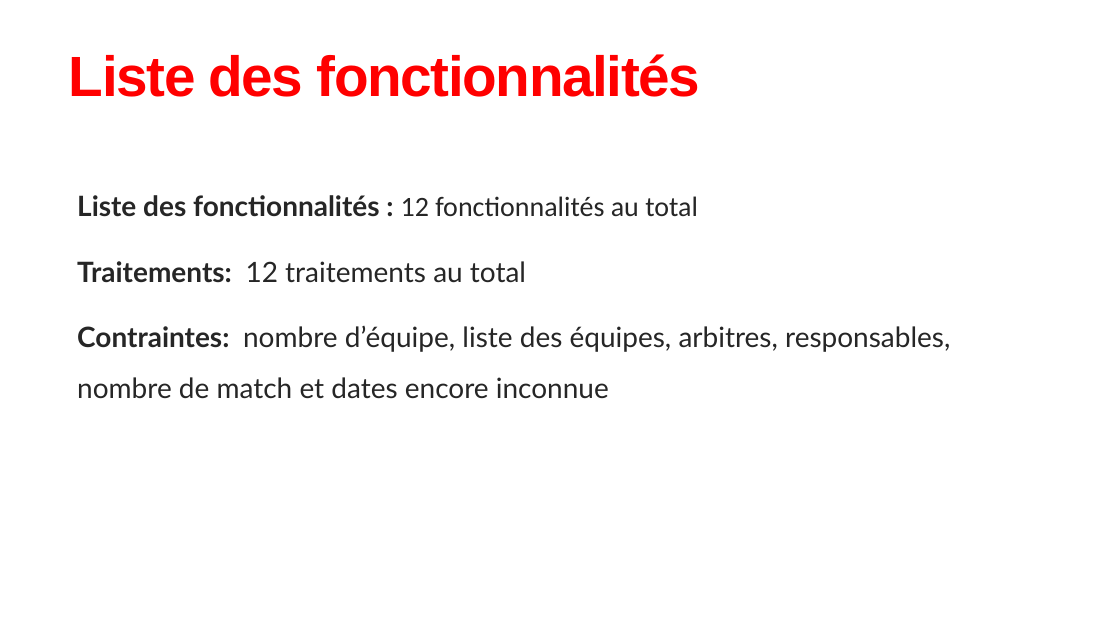
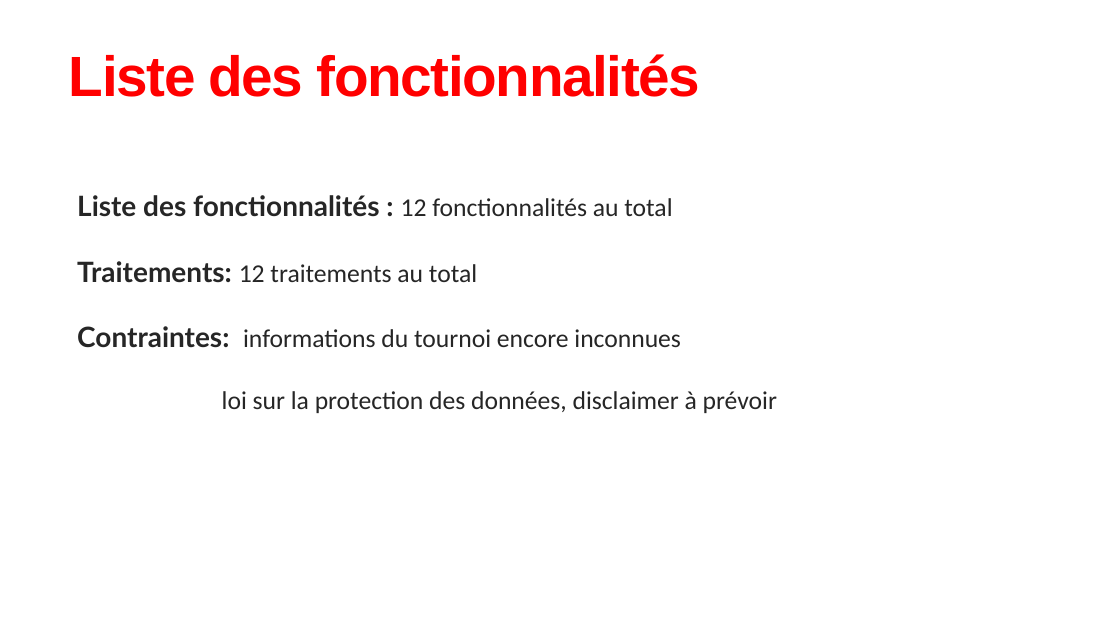
Before and after one commit to stevenfavre/Projet-sur-mandat---FC-Champel, a slide deck: slide 6 of Projet sur mandat - Analyase des besoins.pptx. Drawn at 1120x630 pixels with LibreOffice and Linux fonts; fonts in the diff are those of the drawing. Boxes give left, top, right and bottom in pixels: in the first picture for what was removed or moved away, otherwise in the second. Text is boxed around its words. In the diff, an @@ line names an element or a change of style, - is before the commit and + after.

```diff
--- a/Projet sur mandat - Analyase des besoins.pptx
+++ b/Projet sur mandat - Analyase des besoins.pptx
@@ text at <box>77,195,672,283</box>: size 24 to 22 pt in "12 fonctionnalités au total", "12 traitements au total"; font Lato to Calibri in "12 traitements au total" @@
@@ text at <box>77,326,777,413</box>: text changed; size 24 to 22 pt; font Lato to Calibri @@
-  Contraintes: nombre d’équipe, liste des équipes, arbitres, responsables, nombre de match et dates encore inconnue
+  Contraintes: informations du tournoi encore inconnues
+  loi sur la protection des données, disclaimer à prévoir
```
Also in this commit, not shown: 9 other slides changed.
